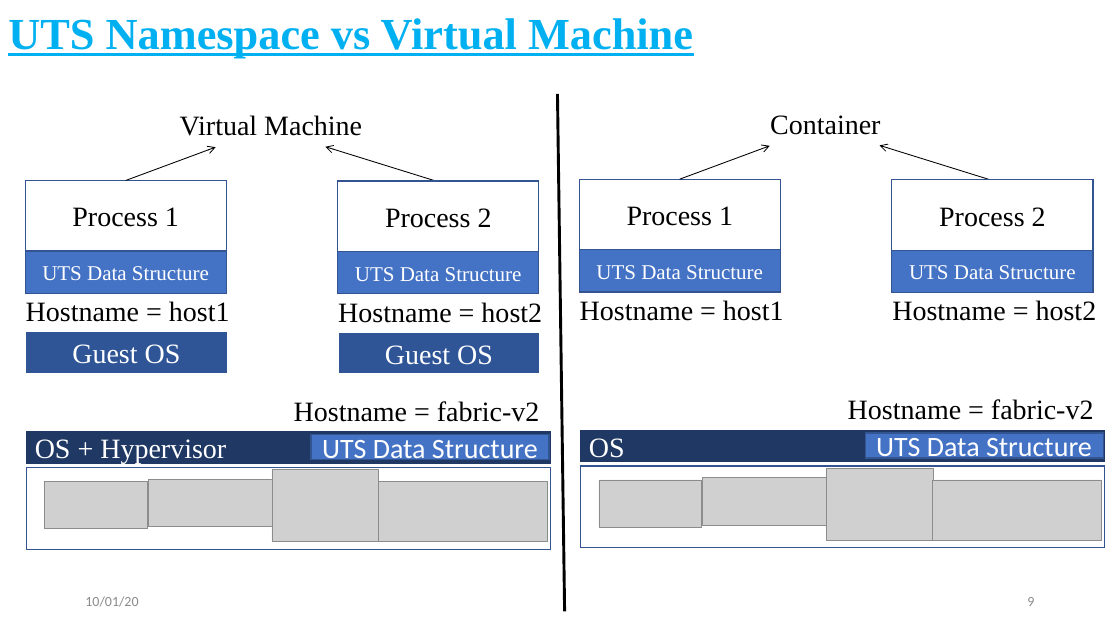
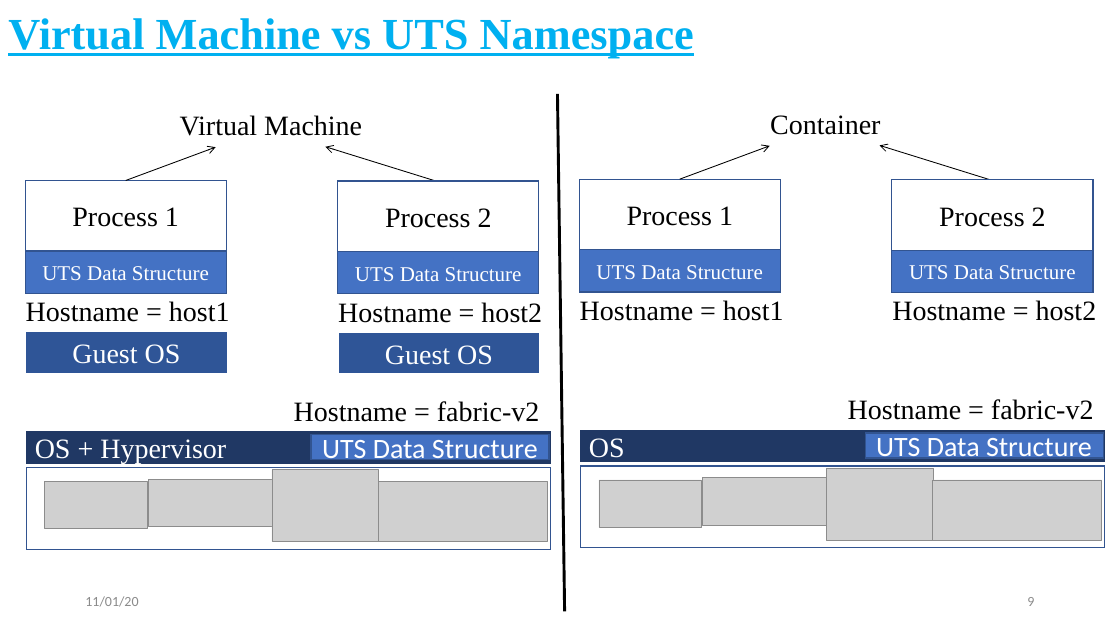
Before and after one commit to cendhu/container-namespaces, a slide deck: slide 9 of slides/containers-namespace-cgroups.pptx. Drawn at 1120x630 pixels with LibreOffice and Linux fonts; fonts in the diff are those of the drawing; grey boxes stand for pictures. Boxes give left, top, right and bottom in pixels: in the first picture for what was removed or moved away, otherwise in the second. Text is boxed around its words. In the diff, an @@ line names an element or a change of style, - is before the commit and + after.

```diff
--- a/slides/containers-namespace-cgroups.pptx
+++ b/slides/containers-namespace-cgroups.pptx
@@ text at (8,18,694,58): text changed @@
-UTS Namespace vs Virtual Machine
+Virtual Machine vs UTS Namespace
@@ text at (85,596,138,607): text changed @@
-10/01/20
+11/01/20
```
Also in this commit, not shown: 24 other slides changed, 1 slide added.
